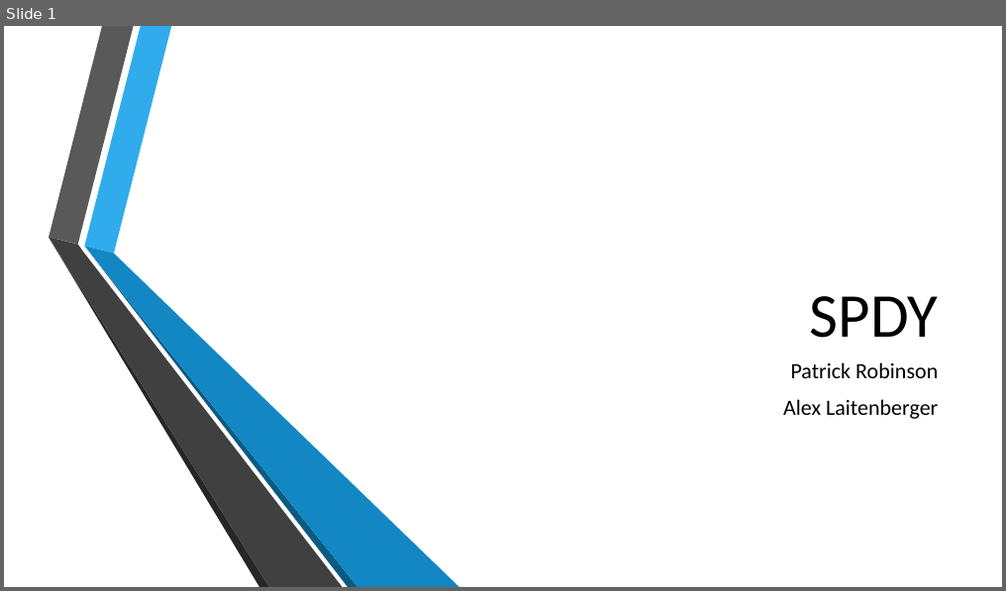
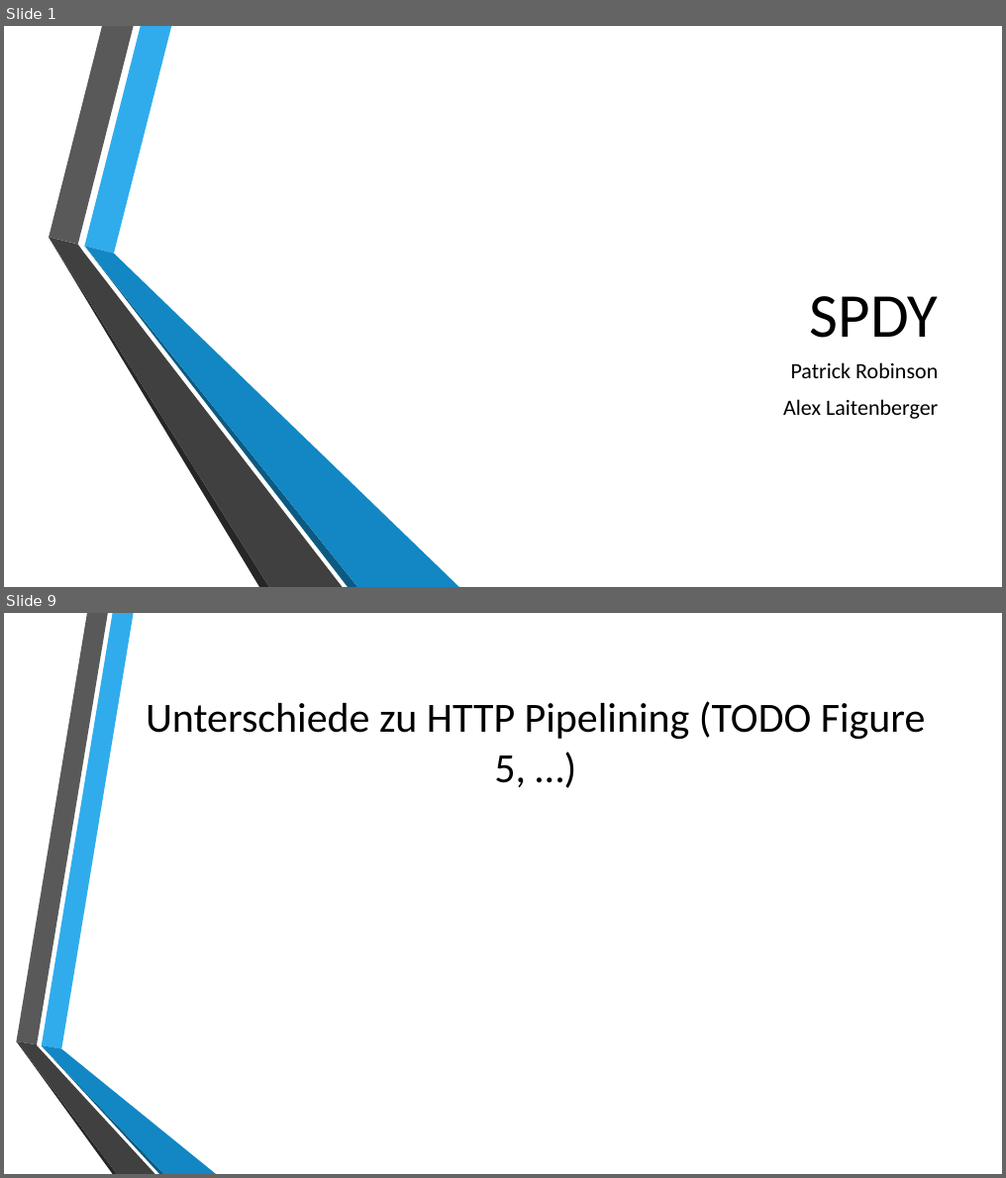
Before and after one commit to autarchprinceps/Reactive-Load-Generator, a slide deck: research/Präsentation.pptx. Shown one above the other, each under a label of ours: slide 1 before the commit, slides 1 and 9 after it; the slides between them are not shown. The pictures are 1006x591 and 1006x1178 pixels, drawn with LibreOffice and Linux fonts; fonts in the diff are those of the drawing; background and template pictures are left out. Boxes give left, top, right and bottom in pixels: in the first picture for what was removed or moved away, otherwise in the second. Text is boxed around its words. In the diff, an @@ line names an element or a change of style, - is before the commit and + after.

```diff
--- a/research/Präsentation.pptx
+++ b/research/Präsentation.pptx
@@ slide 9 added at [4, 613, 1002, 1174], background picture (left out) @@
@@ title added at [146, 701, 926, 787], 40 pt, text #000000 @@
+Unterschiede zu HTTP Pipelining (TODO Figure 5, …)
@@ group added at [16, 613, 216, 1174]: 6 freeform shapes @@
```
Also in this commit, not shown: 2 slides changed, 11 other slides added, 1 other file.
